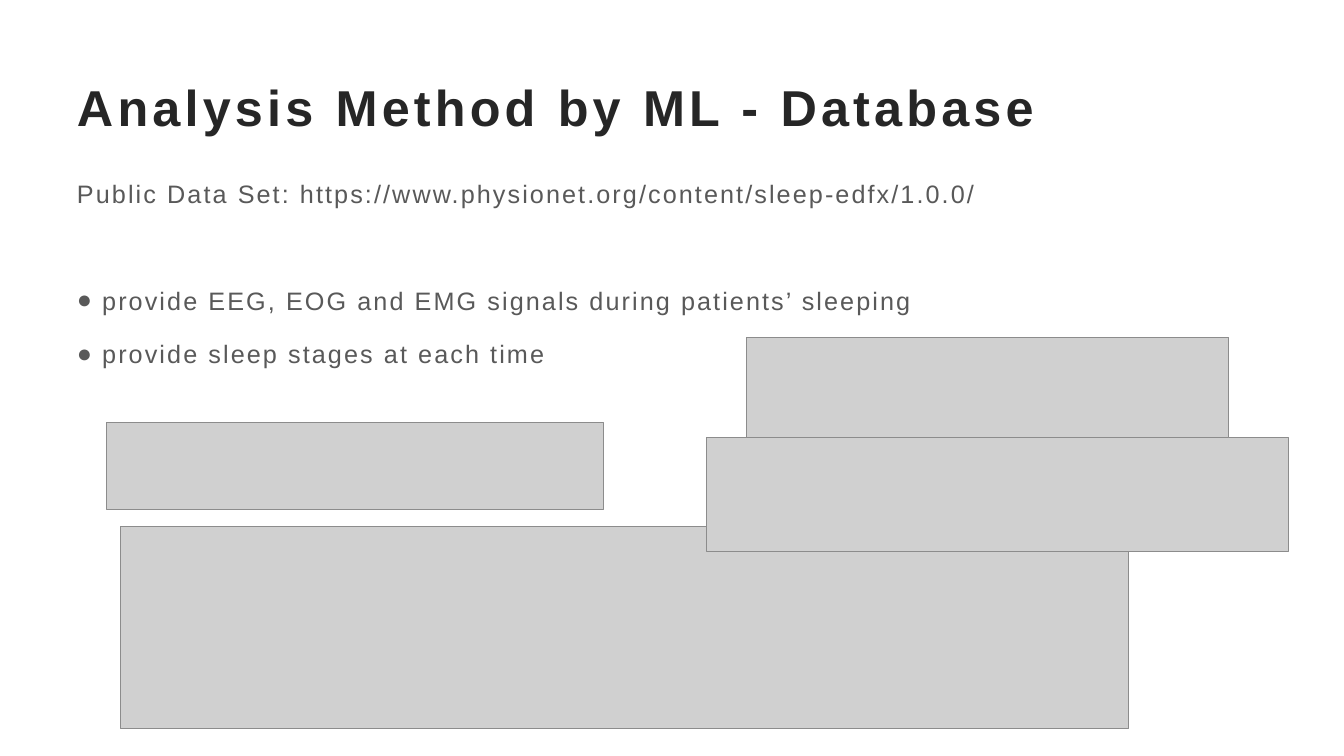
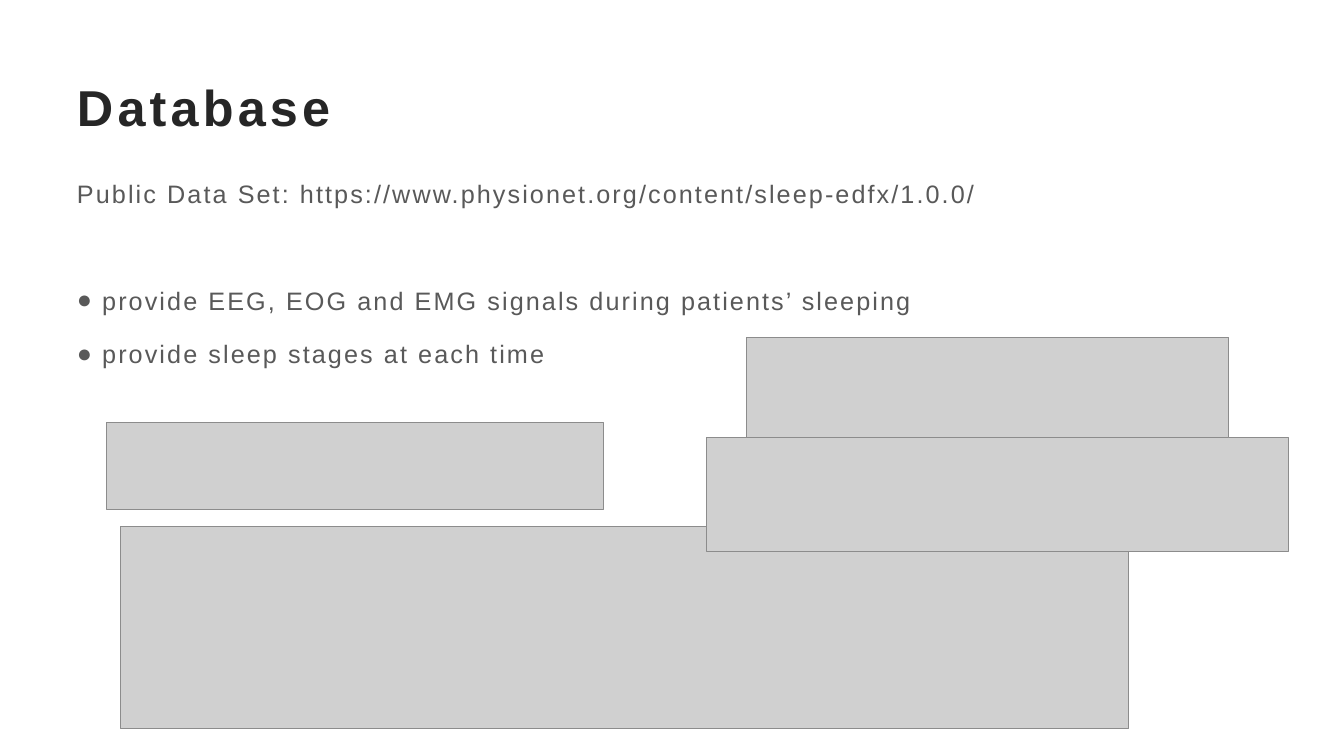
Before and after one commit to TonyHGF/EEG-Sleep-Staging, a slide deck: slide 5 of pre/slides.pptx. Drawn at 1344x756 pixels with LibreOffice and Linux fonts; fonts in the diff are those of the drawing; grey boxes stand for pictures. Boxes give left, top, right and bottom in pixels: in the first picture for what was removed or moved away, otherwise in the second. Text is boxed around its words. In the diff, an @@ line names an element or a change of style, - is before the commit and + after.

```diff
--- a/pre/slides.pptx
+++ b/pre/slides.pptx
@@ title at (77,89,330,127): text changed @@
-Analysis Method by ML - Database
+Database
```
Also in this commit, not shown: 4 other slides changed, 3 slides added, 16 other files.
